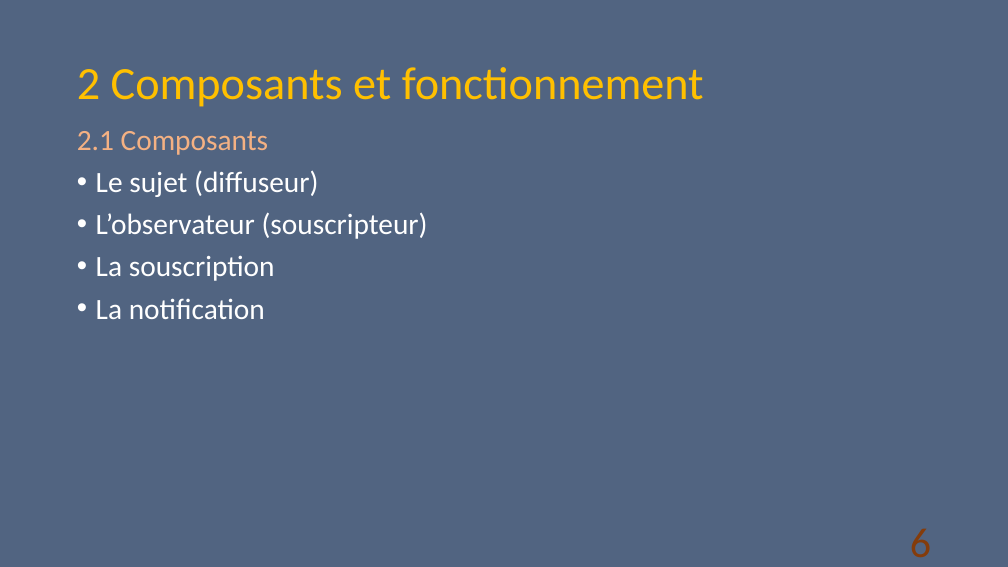
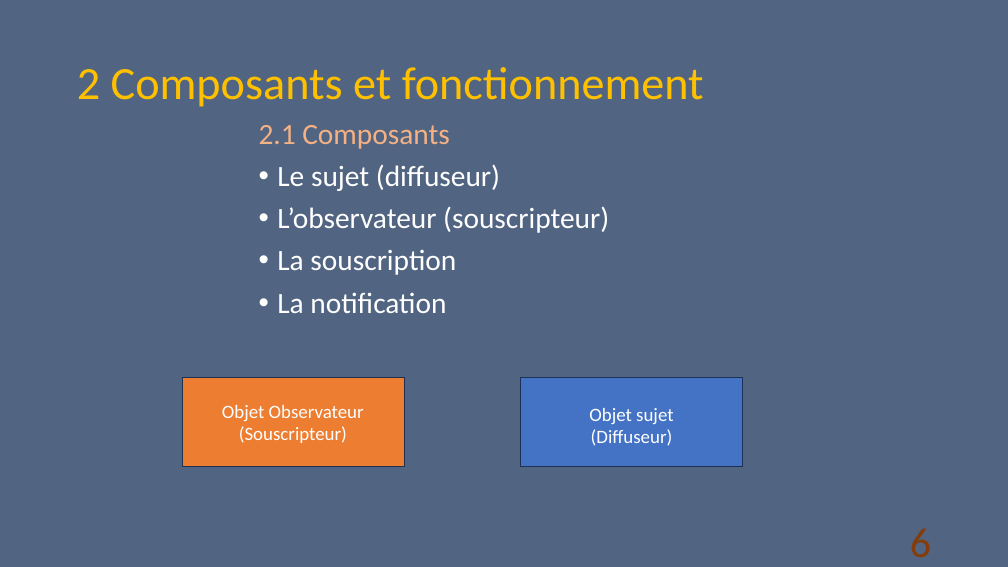
Before and after one commit to D-CRAVO/FORMATION-CDA-2210, a slide deck: slide 6 of 106_DesignPattern/Cours/Observateur/Observateur.pptx. Drawn at 1008x567 pixels with LibreOffice and Linux fonts; fonts in the diff are those of the drawing. Boxes give left, top, right and bottom in pixels: in the first picture for what was removed or moved away, otherwise in the second. Text is boxed around its words. In the diff, an @@ line names an element or a change of style, - is before the commit and + after.

```diff
--- a/106_DesignPattern/Cours/Observateur/Observateur.pptx
+++ b/106_DesignPattern/Cours/Observateur/Observateur.pptx
@@ text "2.1 Composants": place and size @@
-text "2.1 Composants" at box(77, 131, 428, 319)
+text "2.1 Composants" at box(259, 125, 609, 313)
@@ rectangle added at box(182, 377, 405, 467), fill #ED7D31, outline #1E3256 1 pt @@
@@ rectangle added at box(521, 377, 743, 467), fill #4472C4, outline #1E3256 1 pt @@
@@ text added at box(222, 405, 364, 443), 18 pt, text #FFFFFF @@
+Objet Observateur
+(Souscripteur)
@@ text added at box(589, 408, 673, 446), 18 pt, text #FFFFFF @@
+Objet sujet
+(Diffuseur)
```
Also in this commit, not shown: 9 other slides changed, 1 slide added, 1 slide removed, 33 other files.
